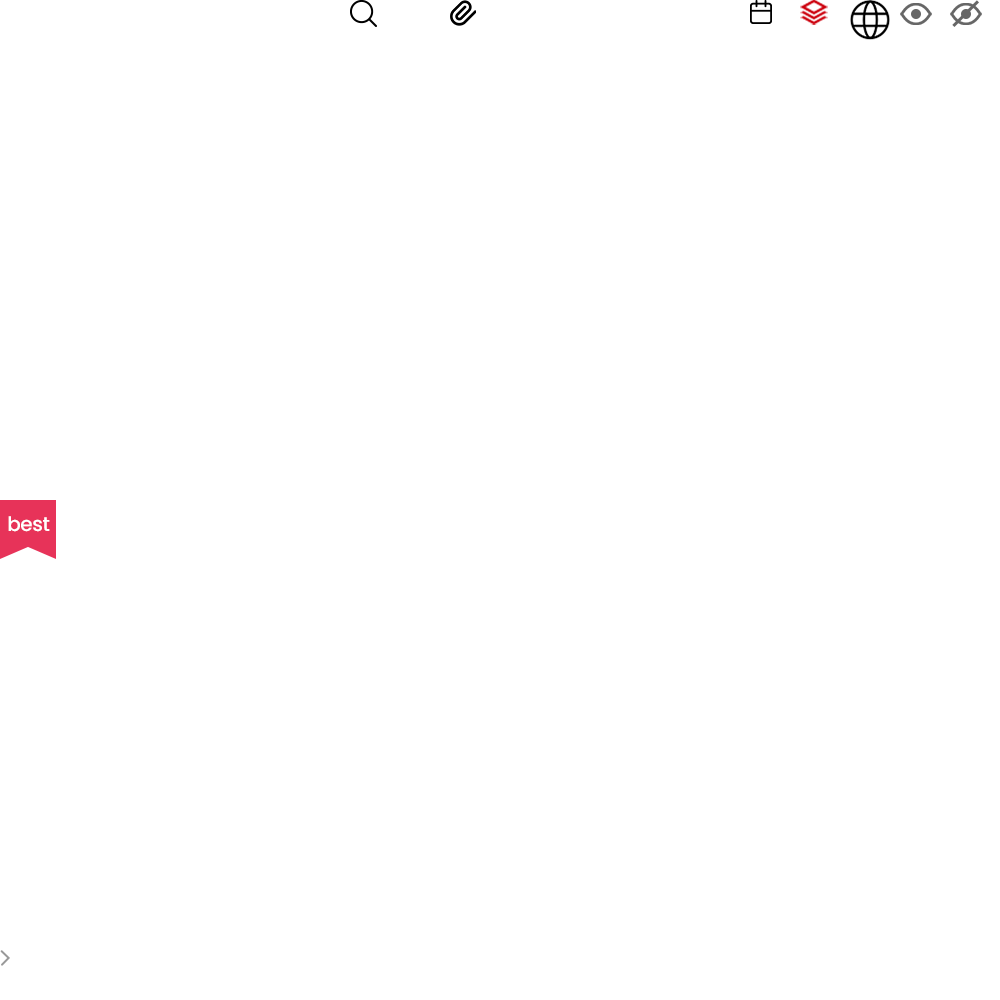
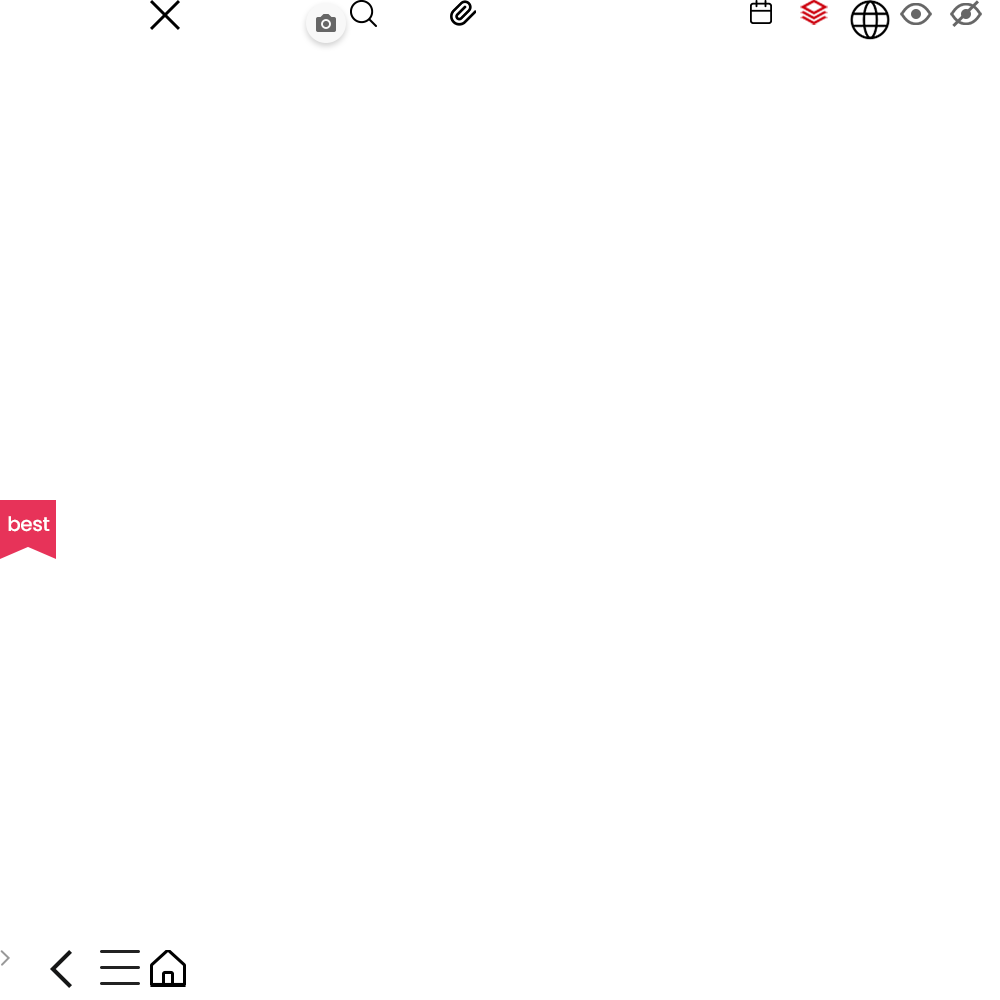
Layer changes from the first 1000x1000 image to the second:
added layer "레이어 13" in group "Only Mobile" over [150, 950, 186, 987]
added layer "레이어 12" in group "Only Mobile" over [100, 950, 140, 985]
added layer "레이어 11" in group "Only Mobile" over [50, 950, 72, 988]
added layer "레이어 15" in group "그룹 1" over [302, 2, 350, 50]
added layer "레이어 14" in group "그룹 1" over [150, 0, 180, 30]
